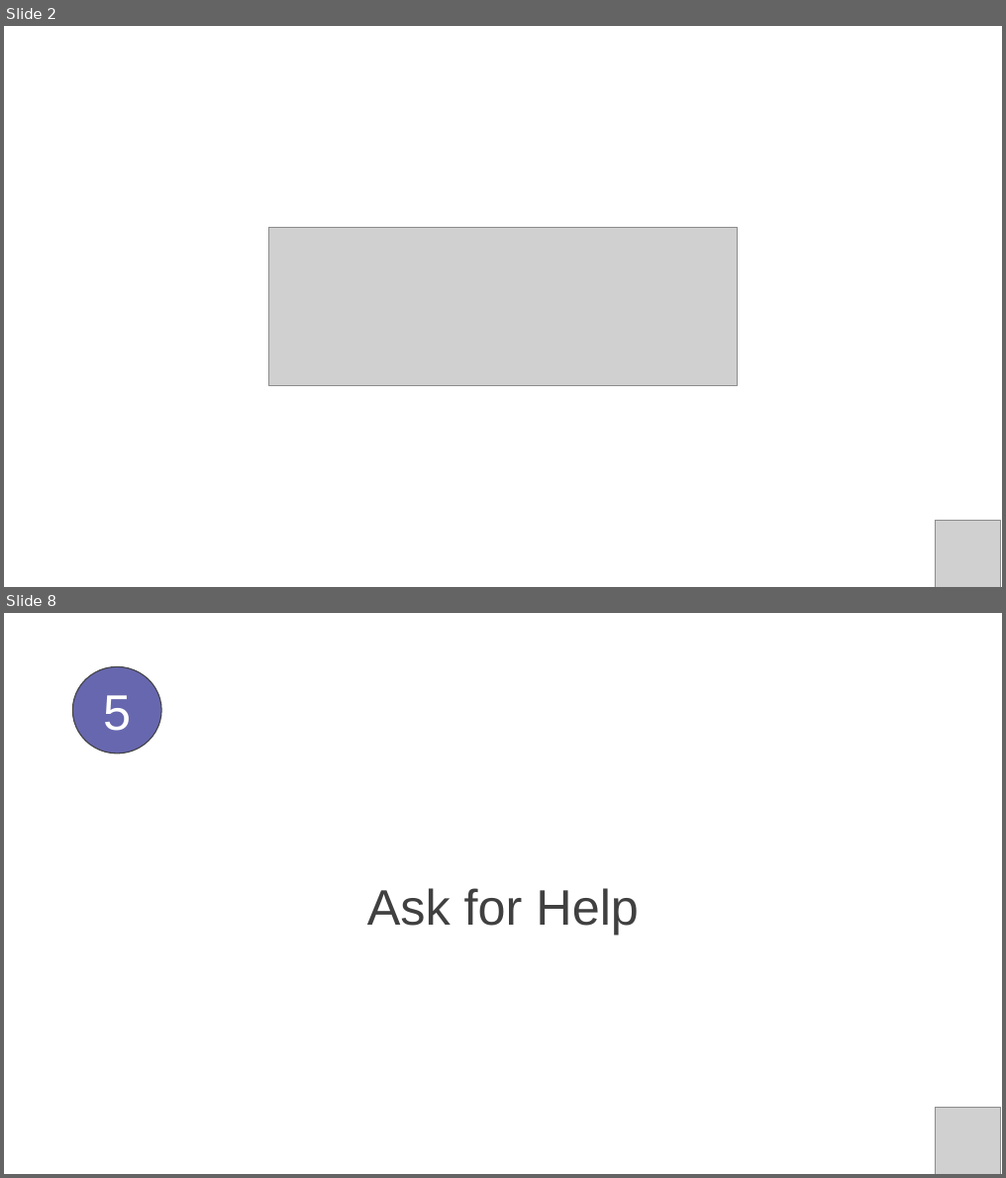
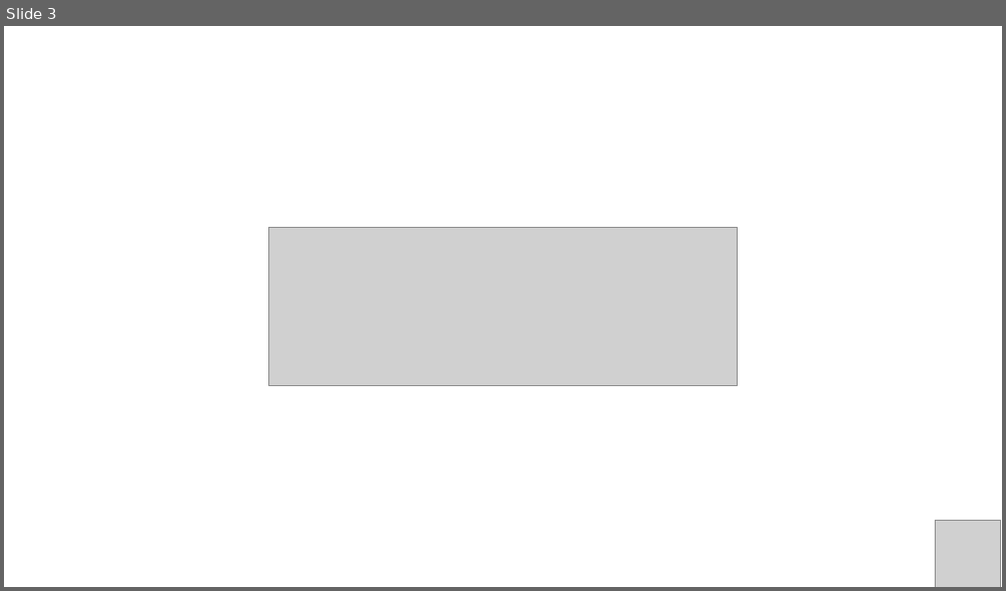
Before and after one commit to PracticumAI/python-for-ai, a slide deck: presentations/01_intro_to_python.pptx. Shown one above the other, each under a label of ours: slides 2 and 8 before the commit, slide 3 after it; the slides between them are not shown. The pictures are 1006x1178 and 1006x591 pixels, drawn with LibreOffice and Linux fonts; fonts in the diff are those of the drawing; grey boxes stand for pictures. Boxes give left, top, right and bottom in pixels: in the first picture for what was removed or moved away, otherwise in the second. Text is boxed around its words. In the diff, an @@ line names an element or a change of style, - is before the commit and + after.

```diff
--- a/presentations/01_intro_to_python.pptx
+++ b/presentations/01_intro_to_python.pptx
@@ slide 8 removed at (4,613,1002,1174), background #FFFFFF @@
@@ ellipse removed at (73,666,162,754) @@
-5
@@ text removed at (367,888,639,935) @@
-Ask for Help
@@ picture removed at (936,1108,1001,1174) @@
@@ what was slide 2 is now slide 3 @@
```
Also in this commit, not shown: 2 slides added, 6 other slides removed, 7 other files.
